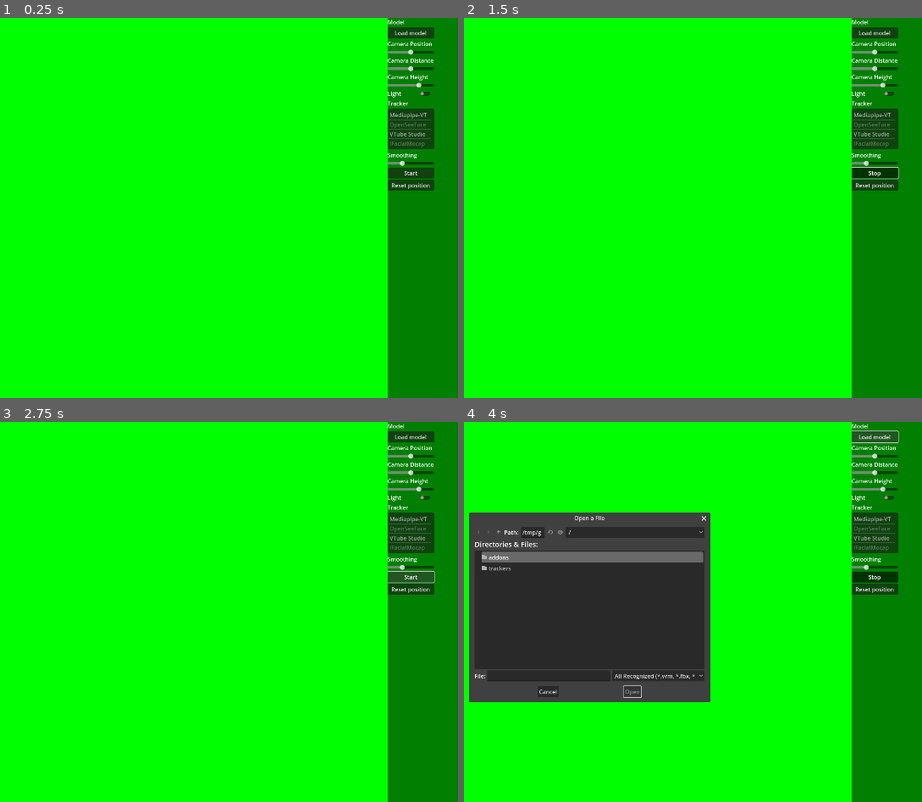
Above: before the commit, frames 1-4 (two rows, left to right).
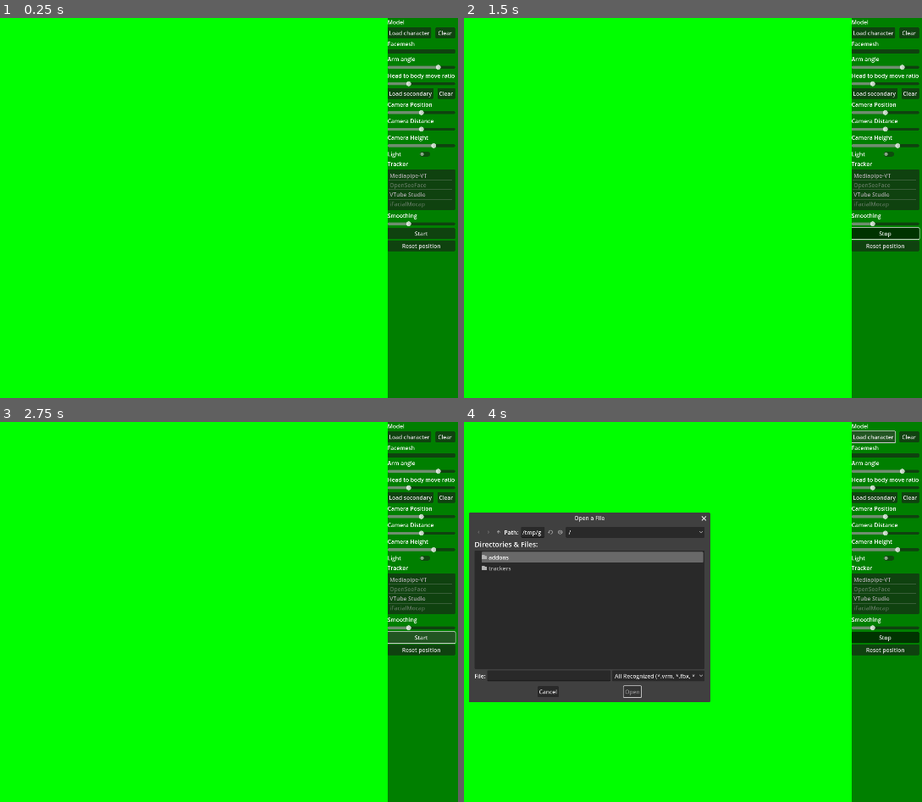
Above: after the commit, the same moments.

Repository: nuekaze/MiniFace
Game: Godot game, scene res://space.tscn
Same seed, same stepped clock (60 frames per second), same inputs: the game is played once before the commit and once after it.
Inputs:
- Up to frame 1 (0.25 s): no input
- Up to frame 2 (1.5 s): click "Reset position" (after the commit: "Clear") at 0.5 s; click "Start" at 1.25 s
- Up to frame 3 (2.75 s): click "Stop" at 2 s
- Up to frame 4 (4 s): click "Start" at 2.75 s; click "Load model" (after the commit: "Load character") at 3.5 s

The runs differ from the first frame. In frame 1, 5.0% of the frame differs, in the area x 84-100%, y 2-62%; in frame 2, 5.1%; in frame 3, 5.1%; in frame 4, 5.0%.

Commit message:
Added feature to add a secondary model on top. Can be used for clothing for example.

Diff:
--- a/project.godot
+++ b/project.godot
@@ -19,3 +19,9 @@
 
 window/size/viewport_width=1920
 window/size/viewport_height=1080
+
+[rendering]
+
+anti_aliasing/screen_space_roughness_limiter/amount=0.1
+anti_aliasing/quality/msaa_2d=1
+anti_aliasing/quality/msaa_3d=1
--- a/space.gd
+++ b/space.gd
@@ -1,19 +1,32 @@
 extends Node3D
 
 var character = null
+var secondary = null
+var is_vrm = 0
+var secondary_is_vrm = 0
+
+var skel = null
 var face = null
-var skel = null
-var is_vrm = 0
+var head = null
+var hips = null
 var left_arm = null
 var right_arm = null
-var hips = null
+
+# Secondary for extra clothes
+var secondary_skel = null
+var secondary_head = null
+var secondary_hips = null
+var secondary_left_arm = null
+var secondary_right_arm = null
+
 var initial_hip_pos = Vector3(0.0, 0.0, 0.0)
-var head = null
+
 var tracker = null
 
 var config = {
 		"model": {
 			"path": "",
+			"secondary_path": "",
 			"facemesh": 1,
 			"arm_angle": 0,
 			"hm_ratio": 0.0
@@ -140,10 +153,6 @@
 	gltf.append_from_buffer(model, "", gltf_state, 8)
 	var generated_scene = gltf.generate_scene(gltf_state)
 
-	is_vrm = 0
-
-	config["model"]["path"] = path
-
 	return generated_scene
 
 func load_vrm_model(path: String) -> Node3D:
@@ -165,26 +174,29 @@
 	var generated_scene = gltf.generate_scene(state)
 	gltf.unregister_gltf_document_extension(vrm_extension)
 
-	is_vrm = 1
-	config["model"]["path"] = path
-
 	return generated_scene
 
 
 # Process stuff
-func _physics_process(delta):
+func _physics_process(_delta):
 		if skel:
 			# Process bone rotations
 			var tmp = Vector3(
 					tracking_data["Position"]["x"] - rest_pose["Position"]["x"],
 					tracking_data["Position"]["y"] - rest_pose["Position"]["y"],
-					tracking_data["Position"]["z"] - rest_pose["Position"]["z"]
+					-tracking_data["Position"]["z"] - rest_pose["Position"]["z"]
 				) + initial_hip_pos
 
 			skel.set_bone_pose_position(hips,
 				skel.get_bone_pose_position(hips) * $UI/VBoxContainer/Tracker/HSlider.value +
 				tmp * (1.0 - $UI/VBoxContainer/Tracker/HSlider.value)
 			)
+
+			if secondary:
+				secondary_skel.set_bone_pose_position(secondary_hips,
+					secondary_skel.get_bone_pose_position(secondary_hips) * $UI/VBoxContainer/Tracker/HSlider.value +
+					tmp * (1.0 - $UI/VBoxContainer/Tracker/HSlider.value)
+				)
 
 			tmp = Quaternion.from_euler(Vector3(
 					tracking_data["Rotation"]["x"] - rest_pose["Rotation"]["x"],
@@ -197,6 +209,12 @@
 				tmp * (1.0 - $UI/VBoxContainer/Tracker/HSlider.value)
 			)
 
+			if secondary:
+				secondary_skel.set_bone_pose_rotation(secondary_hips,
+					secondary_skel.get_bone_pose_rotation(secondary_hips) * $UI/VBoxContainer/Tracker/HSlider.value +
+					tmp * (1.0 - $UI/VBoxContainer/Tracker/HSlider.value)
+				)
+
 			tmp = Quaternion.from_euler(Vector3(
 					tracking_data["Rotation"]["x"] - rest_pose["Rotation"]["x"],
 					tracking_data["Rotation"]["y"] - rest_pose["Rotation"]["y"],
@@ -207,6 +225,12 @@
 				skel.get_bone_pose_rotation(head) * $UI/VBoxContainer/Tracker/HSlider.value +
 				tmp * (1.0 - $UI/VBoxContainer/Tracker/HSlider.value)
 			)
+
+			if secondary:
+				secondary_skel.set_bone_pose_rotation(secondary_head,
+					secondary_skel.get_bone_pose_rotation(secondary_head) * $UI/VBoxContainer/Tracker/HSlider.value +
+					tmp * (1.0 - $UI/VBoxContainer/Tracker/HSlider.value)
+				)
 
 		if face:
 			# Process blendshapes
@@ -232,6 +256,9 @@
 		# Load character if any.
 		if config["model"]["path"] != "":
 			_on_model_selected(config["model"]["path"])
+
+		if config["model"]["secondary_path"] != "":
+			_on_secondary_selected(config["model"]["secondary_path"])
 
 		if character:
 			$UI/VBoxContainer/Model/Settings/ItemList.select(config["model"]["facemesh"])
@@ -274,19 +301,16 @@
 func _on_model_selected(path):
 	# Unload any characters
 	if character:
-		$UI/VBoxContainer/Model/Settings.visible = false
-		character.queue_free()
-		character = null
-		skel = null
-		face = null
-		$UI/VBoxContainer/Model/Settings/ItemList.clear()
+		_on_clear_model_pressed()
 
 	if not FileAccess.open(path, FileAccess.READ):
 		return
 
 	if 'vrm' in path:
+		is_vrm = 1
 		character = load_vrm_model(path)
 	else:
+		is_vrm = 0
 		character = load_model(path)
 
 	if not character:
@@ -328,6 +352,59 @@
 			$UI/VBoxContainer/Model/Settings/ItemList.add_item(m.name)
 
 	config["model"]["path"] = path
+	_on_arm_angle_change($UI/VBoxContainer/Model/Settings/HSlider.value)
+
+func _on_secondary_selected(path):
+	# Unload any current
+	if secondary:
+		_on_clear_secondary_pressed()
+
+	if not FileAccess.open(path, FileAccess.READ):
+		return
+
+	if 'vrm' in path:
+		secondary_is_vrm = 1
+		secondary = load_vrm_model(path)
+	else:
+		secondary_is_vrm = 0
+		secondary = load_model(path)
+
+	if not secondary:
+		return
+
+	add_child(secondary)
+	for n in secondary.get_children():
+		if n is Skeleton3D:
+			secondary_skel = n
+			break
+
+		for nn in n.get_children():
+			if nn is Skeleton3D:
+				secondary_skel = nn
+				$UI/VBoxContainer/Model/Settings.visible = true
+
+	if not secondary_skel:
+		print("Could not find skel")
+		secondary.queue_free()
+		return
+
+	# Get arm bones for angle
+	for i in secondary_skel.get_bone_count():
+		if 'arm' in secondary_skel.get_bone_name(i).to_lower():
+			if 'L' in secondary_skel.get_bone_name(i) and 'lower' not in secondary_skel.get_bone_name(i).to_lower() and 'twist' not in secondary_skel.get_bone_name(i).to_lower() and not secondary_left_arm:
+				secondary_left_arm = i
+
+			if 'R' in secondary_skel.get_bone_name(i) and 'lower' not in secondary_skel.get_bone_name(i).to_lower() and 'twist' not in secondary_skel.get_bone_name(i).to_lower() and not secondary_right_arm:
+				secondary_right_arm = i
+
+		if 'head' in secondary_skel.get_bone_name(i).to_lower():
+			secondary_head = i
+
+		if 'hips' in secondary_skel.get_bone_name(i).to_lower():
+			secondary_hips = i
+
+	config["model"]["secondary_path"] = path
+	_on_arm_angle_change($UI/VBoxContainer/Model/Settings/HSlider.value)
 
 func _on_facemesh_selected(index):
 	if $UI/VBoxContainer/Model/Settings/ItemList.get_selected_items():
@@ -354,8 +431,15 @@
 	skel.set_bone_pose_rotation(right_arm, Quaternion.from_euler(Vector3(-deg_to_rad(float(value)) + is_vrm * (PI/2), is_vrm * PI, 0.0)))
 	config["model"]["arm_angle"] = $UI/VBoxContainer/Model/Settings/HSlider.value
 
+	if secondary:
+		secondary_skel.set_bone_pose_rotation(secondary_left_arm, Quaternion.from_euler(Vector3(-deg_to_rad(float(value)) + secondary_is_vrm * (PI/2), secondary_is_vrm * PI, 0.0)))
+		secondary_skel.set_bone_pose_rotation(secondary_right_arm, Quaternion.from_euler(Vector3(-deg_to_rad(float(value)) + secondary_is_vrm * (PI/2), secondary_is_vrm * PI, 0.0)))
+
 func _on_load_button_pressed():
 	$UI/VBoxContainer/Model/FileDialog.visible = true
+
+func _on_load_secondary_pressed():
+	$UI/VBoxContainer/Model/FileDialog2.visible = true
 
 func _on_hm_ratio_changed(value):
 	config["model"]["hm_ratio"] = value
@@ -496,3 +580,29 @@
 
 func _on_iphone_ip_changed():
 	config["tracker"]["iphone_ip"] = $UI/VBoxContainer/Tracker/VBoxContainer/TextEdit.text
+
+func _on_clear_model_pressed():
+	if character:
+		$UI/VBoxContainer/Model/Settings.visible = false
+		character.queue_free()
+		character = null
+		skel = null
+		face = null
+		hips = null
+		head = null
+		left_arm = null
+		right_arm = null
+		$UI/VBoxContainer/Model/Settings/ItemList.clear()
+	config["model"]["path"] = ""
+
+
+func _on_clear_secondary_pressed():
+	if secondary:
+		secondary.queue_free()
+		secondary = null
+		secondary_skel = null
+		secondary_hips = null
+		secondary_head = null
+		secondary_left_arm = null
+		secondary_right_arm = null
+	config["model"]["secondary_path"] = ""
--- a/space.tscn
+++ b/space.tscn
@@ -45,12 +45,27 @@
 access = 2
 filters = PackedStringArray("*.vrm", "*.fbx", "*.gltf", "*.glb", "*.blend")
 
-[node name="Button" type="Button" parent="UI/VBoxContainer/Model"]
-layout_mode = 2
-text = "Load model"
+[node name="FileDialog2" type="FileDialog" parent="UI/VBoxContainer/Model"]
+title = "Open a File"
+initial_position = 2
+size = Vector2i(635, 500)
+ok_button_text = "Open"
+file_mode = 0
+access = 2
+filters = PackedStringArray("*.vrm", "*.fbx", "*.gltf", "*.glb", "*.blend")
+
+[node name="HSplitContainer" type="HSplitContainer" parent="UI/VBoxContainer/Model"]
+layout_mode = 2
+
+[node name="Button" type="Button" parent="UI/VBoxContainer/Model/HSplitContainer"]
+layout_mode = 2
+text = "Load character"
+
+[node name="Button2" type="Button" parent="UI/VBoxContainer/Model/HSplitContainer"]
+layout_mode = 2
+text = "Clear"
 
 [node name="Settings" type="VBoxContainer" parent="UI/VBoxContainer/Model"]
-visible = false
 layout_mode = 2
 
 [node name="Label2" type="Label" parent="UI/VBoxContainer/Model/Settings"]
@@ -81,6 +96,17 @@
 max_value = 1.0
 step = 0.01
 value = 0.3
+
+[node name="HSplitContainer" type="HSplitContainer" parent="UI/VBoxContainer/Model/Settings"]
+layout_mode = 2
+
+[node name="Button" type="Button" parent="UI/VBoxContainer/Model/Settings/HSplitContainer"]
+layout_mode = 2
+text = "Load secondary"
+
+[node name="Button2" type="Button" parent="UI/VBoxContainer/Model/Settings/HSplitContainer"]
+layout_mode = 2
+text = "Clear"
 
 [node name="Camera" type="VBoxContainer" parent="UI/VBoxContainer"]
 layout_mode = 2
@@ -231,10 +257,14 @@
 sky_mode = 1
 
 [connection signal="file_selected" from="UI/VBoxContainer/Model/FileDialog" to="." method="_on_model_selected"]
-[connection signal="pressed" from="UI/VBoxContainer/Model/Button" to="." method="_on_load_button_pressed"]
+[connection signal="file_selected" from="UI/VBoxContainer/Model/FileDialog2" to="." method="_on_secondary_selected"]
+[connection signal="pressed" from="UI/VBoxContainer/Model/HSplitContainer/Button" to="." method="_on_load_button_pressed"]
+[connection signal="pressed" from="UI/VBoxContainer/Model/HSplitContainer/Button2" to="." method="_on_clear_model_pressed"]
 [connection signal="item_selected" from="UI/VBoxContainer/Model/Settings/ItemList" to="." method="_on_facemesh_selected"]
 [connection signal="value_changed" from="UI/VBoxContainer/Model/Settings/HSlider" to="." method="_on_arm_angle_change"]
 [connection signal="value_changed" from="UI/VBoxContainer/Model/Settings/HSlider2" to="." method="_on_hm_ratio_changed"]
+[connection signal="pressed" from="UI/VBoxContainer/Model/Settings/HSplitContainer/Button" to="." method="_on_load_secondary_pressed"]
+[connection signal="pressed" from="UI/VBoxContainer/Model/Settings/HSplitContainer/Button2" to="." method="_on_clear_secondary_pressed"]
 [connection signal="value_changed" from="UI/VBoxContainer/Camera/HSlider" to="." method="_on_camera_change"]
 [connection signal="value_changed" from="UI/VBoxContainer/Camera/HSlider2" to="." method="_on_camera_change"]
 [connection signal="value_changed" from="UI/VBoxContainer/Camera/HSlider3" to="." method="_on_camera_change"]
